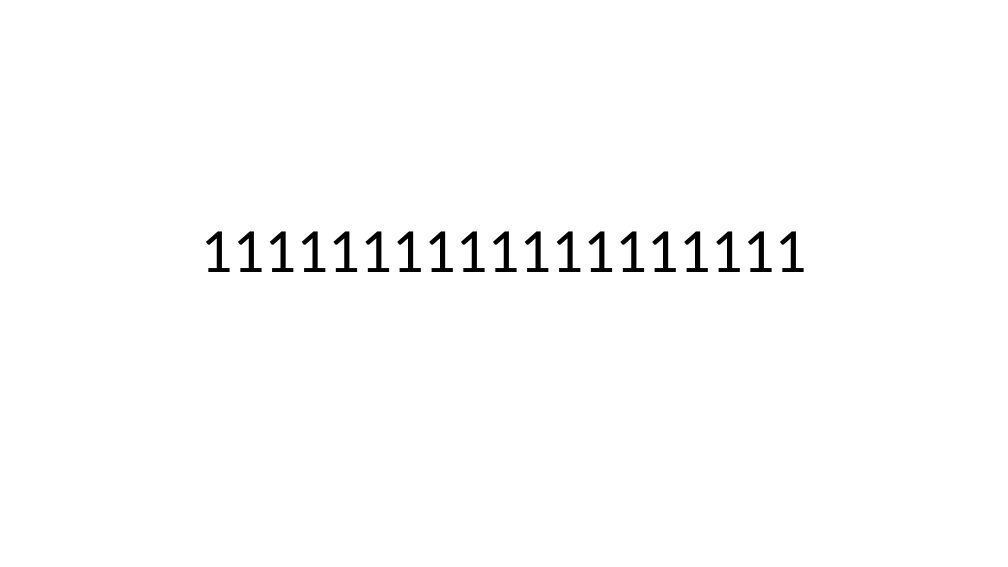
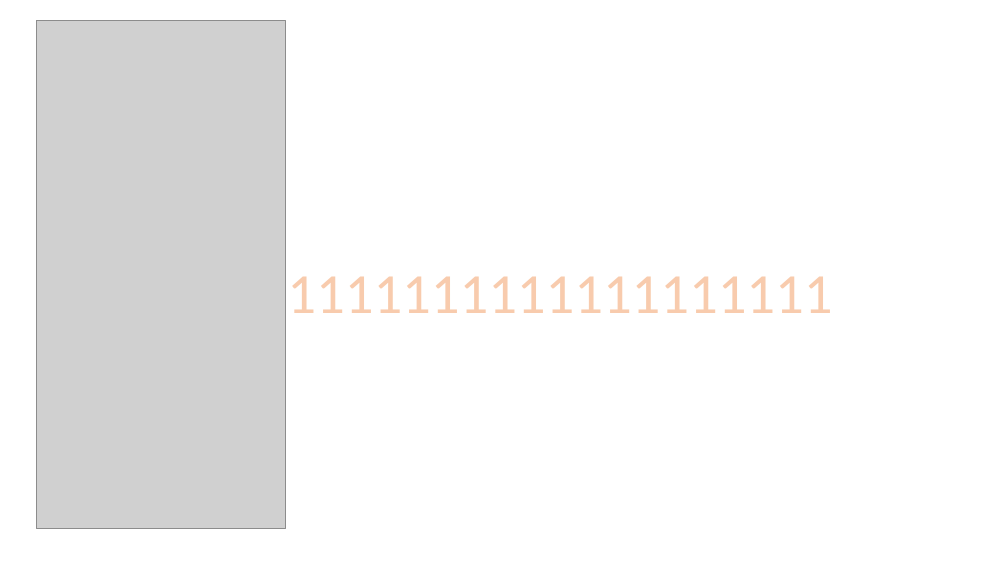
Before and after one commit to llz1990/file_viewer, a slide deck: slide 1 of example/ppt.pptx. Drawn at 1008x567 pixels with LibreOffice and Linux fonts; fonts in the diff are those of the drawing; grey boxes stand for pictures. Boxes give left, top, right and bottom in pixels: in the first picture for what was removed or moved away, otherwise in the second. Text is boxed around its words. In the diff, an @@ line names an element or a change of style, - is before the commit and + after.

```diff
--- a/example/ppt.pptx
+++ b/example/ppt.pptx
@@ picture added at <box>36,20,286,529</box> @@
@@ title "1111111111111111111": place and size @@
-title "1111111111111111111" at <box>201,231,807,272</box>
+title "1111111111111111111" at <box>287,276,832,313</box>
@@ title "1111111111111111111" at <box>287,276,832,313</box>: size 60 to 54 pt, text colour #000000 to #F8CBAD, letter outline none to #ED7D31 1.75 pt @@
```
Also in this commit, not shown: 2 other slides changed.
